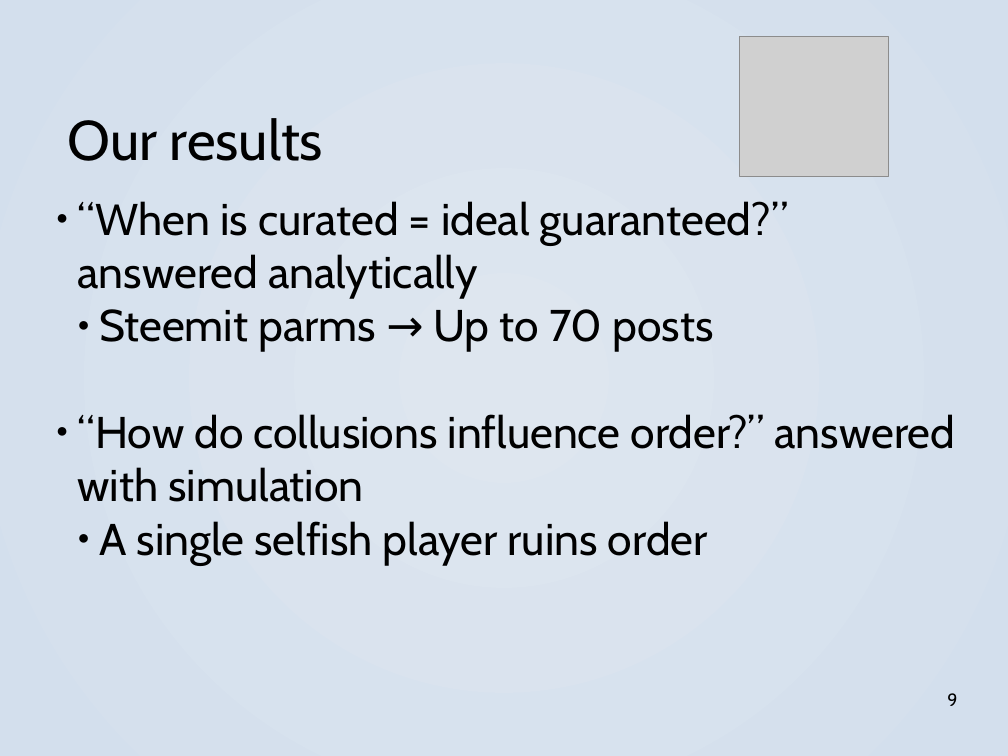
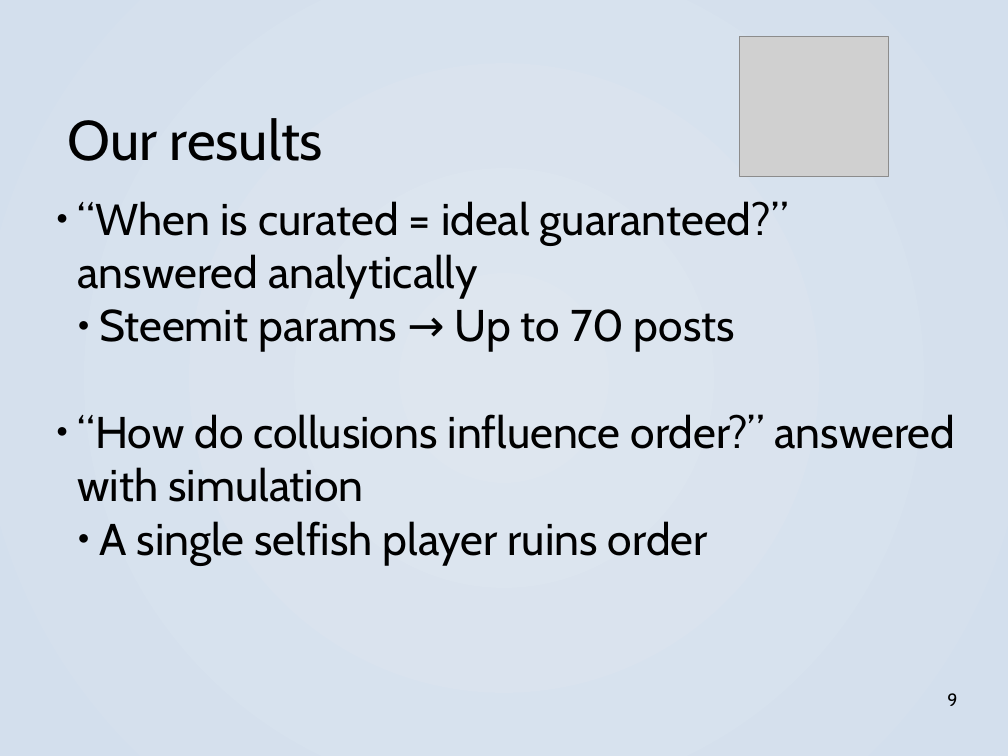
Before and after one commit to OrfeasLitos/second-year-review, a slide deck: slide 9 of slides/slides.odp. Drawn at 1008x756 pixels with LibreOffice and Linux fonts; fonts in the diff are those of the drawing; grey boxes stand for pictures. Boxes give left, top, right and bottom in pixels: in the first picture for what was removed or moved away, otherwise in the second. Text is boxed around its words. In the diff, an @@ line names an element or a change of style, - is before the commit and + after.

Commit message:
Fix typos

```diff
--- a/slides/slides.odp
+++ b/slides/slides.odp
@@ text at [99,309,735,352]: text changed @@
-  ● Steemit parms → Up to 70 posts
+  ● Steemit params → Up to 70 posts
```
Also in this commit, not shown: 1 other slide changed.
